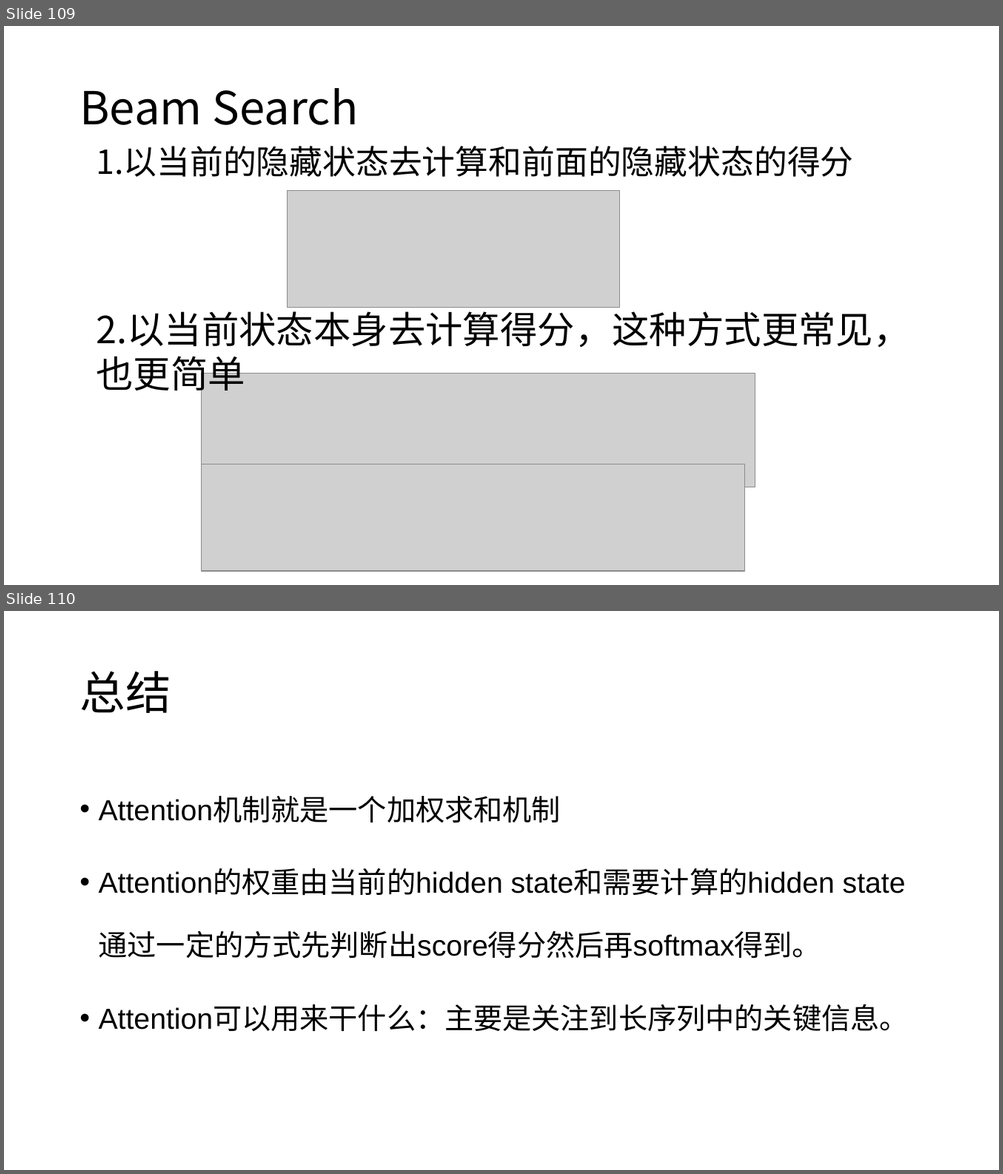
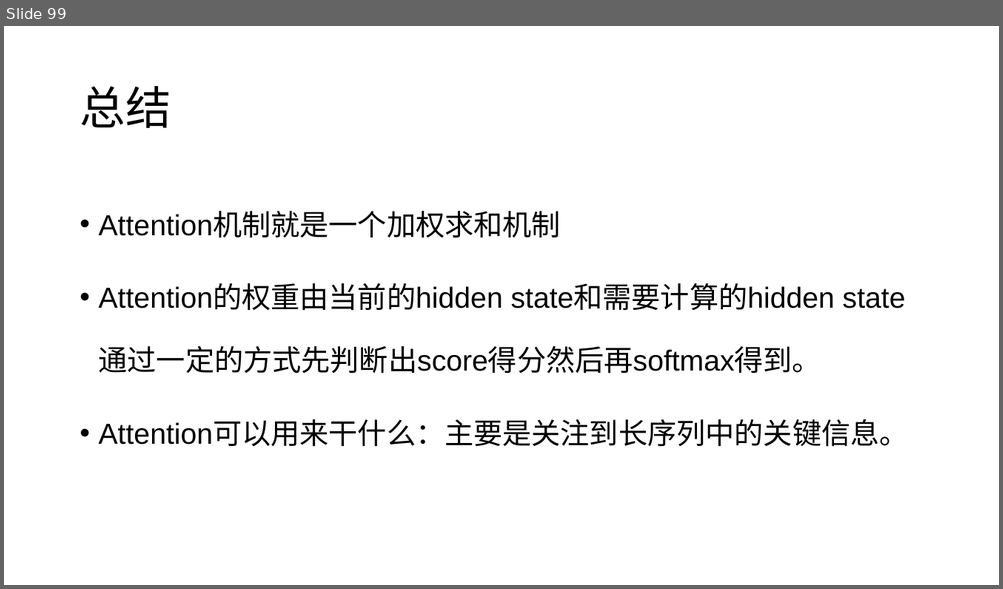
Before and after one commit to charlesXu86/Chatbot_CN, a slide deck: Chatbot_Doc/课程/NLP-4-语言模型.pptx. Shown one above the other, each under a label of ours: slides 109 and 110 before the commit, slide 99 after it. The pictures are 1003x1174 and 1003x589 pixels, drawn with LibreOffice and Linux fonts; fonts in the diff are those of the drawing; grey boxes stand for pictures. Boxes give left, top, right and bottom in pixels: in the first picture for what was removed or moved away, otherwise in the second. Text is boxed around its words. In the diff, an @@ line names an element or a change of style, - is before the commit and + after.

```diff
--- a/Chatbot_Doc/课程/NLP-4-语言模型.pptx
+++ b/Chatbot_Doc/课程/NLP-4-语言模型.pptx
@@ slide 109 removed at [4, 26, 999, 585], background #FFFFFF @@
@@ title removed at [79, 88, 358, 125] @@
-Beam Search
@@ text removed at [96, 146, 853, 177] @@
-1.以当前的隐藏状态去计算和前面的隐藏状态的得分
@@ picture removed at [287, 190, 620, 307] @@
@@ text removed at [96, 306, 910, 397] @@
-2.以当前状态本身去计算得分，这种方式更常见，也更简单
@@ picture removed at [202, 374, 755, 488] @@
@@ picture removed at [202, 465, 745, 572] @@
@@ what was slide 110 is now slide 99 @@
```
Also in this commit, not shown: 2 slides changed, 10 other slides removed.
